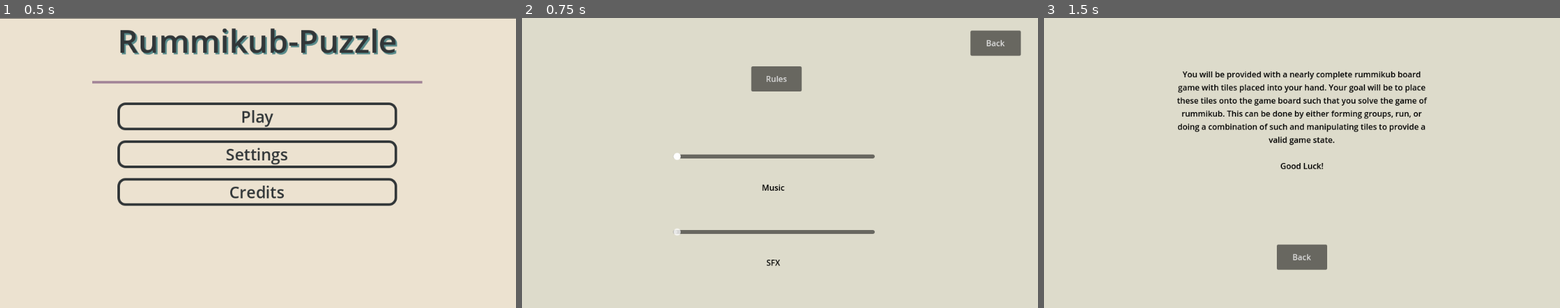
Above: before the commit, frames 1-3 (left to right).
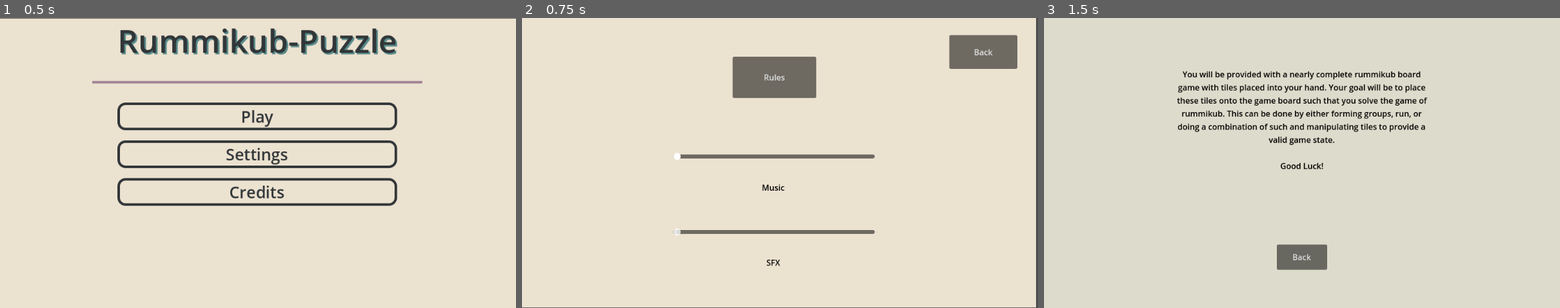
Above: after the commit, the same moments.

Repository: DaltonBaum/RummyCubed
Game: Godot game, scene res://scenes/main_menu.tscn
The game is run twice, just before and just after one commit, with the same random seed, the same clock (stepped at 60 frames per second) and the same inputs.
Inputs:
- Up to frame 1 (0.5 s): no input
- Up to frame 2 (0.75 s): click "Settings" at 0.5 s
- Up to frame 3 (1.5 s): click "Rules" at 1.25 s

Frame 1 is identical in both runs. In frame 2, 3.4% of the frame differs, in the area x 0-100%, y 0-100%; in frame 3, nothing differs.

Commit message:
Walton GUI

Diff:
--- a/scenes/settings.gd
+++ b/scenes/settings.gd
@@ -11,9 +11,8 @@
 	pass
 
 
+func _on_rules_button_pressed() -> void:
+	get_tree().change_scene_to_file("res://scenes/how_to_play.tscn")
+
 func _on_back_button_pressed() -> void:
 	get_tree().change_scene_to_file("res://scenes/main_menu.tscn")
-
-
-func _on_rules_pressed() -> void:
-	get_tree().change_scene_to_file("res://scenes/how_to_play.tscn")
--- a/scenes/settings.tscn
+++ b/scenes/settings.tscn
@@ -7,36 +7,36 @@
 anchors_preset = 0
 script = ExtResource("1_60sx1")
 
-[node name="Background" type="ColorRect" parent="."]
+[node name="ColorRect" type="ColorRect" parent="."]
+z_index = -1
 layout_mode = 0
-offset_right = 1024.0
-offset_bottom = 576.0
-color = Color(0.866667, 0.858824, 0.796078, 1)
+offset_right = 1020.0
+offset_bottom = 575.0
+color = Color(0.92549, 0.886275, 0.815686, 1)
 
-[node name="Rules" type="Button" parent="."]
+[node name="RulesButton" type="Button" parent="."]
 layout_mode = 0
-offset_left = 455.0
-offset_top = 96.0
-offset_right = 555.0
-offset_bottom = 146.0
+offset_left = 418.0
+offset_top = 77.0
+offset_right = 584.0
+offset_bottom = 159.0
 text = "Rules"
 
-[node name="Back-Button" type="Button" parent="."]
+[node name="BackButton" type="Button" parent="."]
 layout_mode = 0
-offset_left = 890.0
-offset_top = 25.0
-offset_right = 990.0
-offset_bottom = 75.0
+offset_left = 848.0
+offset_top = 34.0
+offset_right = 983.0
+offset_bottom = 101.0
 text = "Back"
 
-[node name="Music" type="HSlider" parent="."]
-layout_mode = 0
+[node name="MusicSlide" type="HSlider" parent="."]
 offset_left = 300.0
 offset_top = 200.0
 offset_right = 700.0
 offset_bottom = 350.0
 
-[node name="Music-Label" type="Label" parent="Music"]
+[node name="Music-Label" type="Label" parent="MusicSlide"]
 modulate = Color(0, 0, 0, 1)
 layout_mode = 0
 offset_left = 176.0
@@ -47,14 +47,13 @@
 "
 horizontal_alignment = 1
 
-[node name="SFX" type="HSlider" parent="."]
-layout_mode = 0
+[node name="SFXSlide" type="HSlider" parent="."]
 offset_left = 300.0
 offset_top = 350.0
 offset_right = 700.0
 offset_bottom = 500.0
 
-[node name="SFX-Label" type="Label" parent="SFX"]
+[node name="SFX-Label" type="Label" parent="SFXSlide"]
 modulate = Color(0, 0, 0, 1)
 layout_mode = 0
 offset_left = 176.0
@@ -65,5 +64,5 @@
 "
 horizontal_alignment = 1
 
-[connection signal="pressed" from="Rules" to="." method="_on_rules_pressed"]
-[connection signal="pressed" from="Back-Button" to="." method="_on_back_button_pressed"]
+[connection signal="pressed" from="RulesButton" to="." method="_on_rules_button_pressed"]
+[connection signal="pressed" from="BackButton" to="." method="_on_back_button_pressed"]
